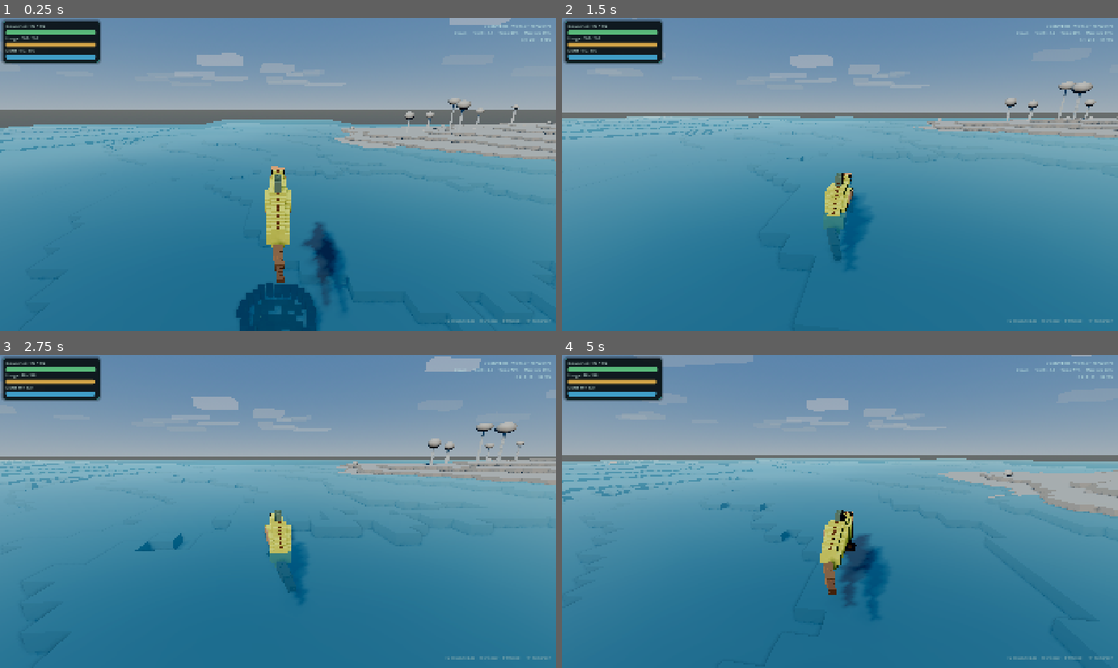
Above: before the commit, frames 1-4 (two rows, left to right).
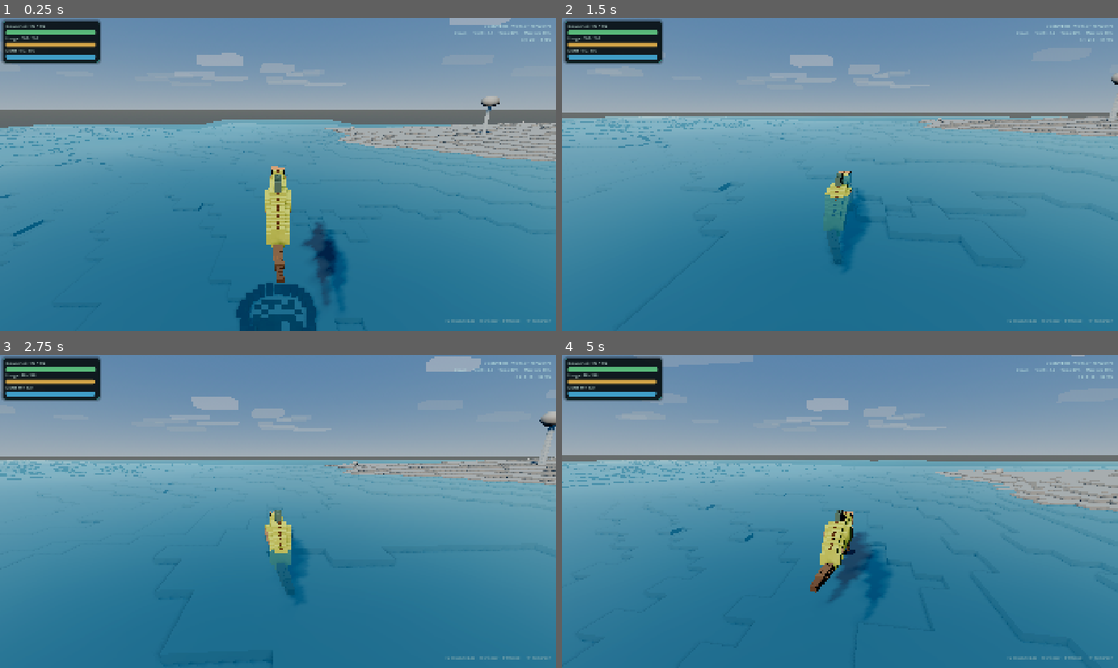
Above: after the commit, the same moments.

Repository: MajorDragonfly/voxelverse
Game: Godot game, scene res://main/main.tscn
The game is run twice, just before and just after one commit, with the same random seed, the same clock (stepped at 60 frames per second) and the same inputs.
Inputs (mouse positions are in pixels of both pictures, inside the frame that each line leads up to):
- Up to frame 1 (0.25 s): no input
- Up to frame 2 (1.5 s): tap Enter at 0.5 s; move the mouse to (867, 174) at 0.52 s; hold W (move_forward) from 0.53 s (still down); click (867, 174) at 0.6 s; tap Space (jump) at 0.77 s; move the mouse to (812, 174) at 1.27 s; tap L at 1.35 s
- Up to frame 3 (2.75 s): keep holding W (move_forward); tap Space (jump) at 1.52 s; move the mouse to (289, 505) at 2.02 s; tap R at 2.1 s
- Up to frame 4 (5 s): keep holding W (move_forward); move the mouse to (834, 517) at 2.77 s; tap Tab at 2.85 s; click (834, 517) at 2.92 s; tap Space (jump) at 3.02, 3.77, 4.52 s; move the mouse to (878, 514) at 3.52 s; tap Delete at 3.6 s; move the mouse to (795, 508) at 4.27 s; tap Q at 4.35 s

The runs differ from the first frame. In frame 1, 3.5% of the frame differs, in the area x 0-100%, y 24-100%; in frame 2, 3.2%; in frame 3, 2.9%; in frame 4, 4.5%, in the area x 0-100%, y 0-92%.

Commit message:
Enable WorldGenerator V4

Diff:
--- a/project.godot
+++ b/project.godot
@@ -18,7 +18,7 @@
 [autoload]
 
 GameState="*res://autoload/game_state.gd"
-WorldGenerator="*res://world/generation/world_generator_v3.gd"
+WorldGenerator="*res://world/generation/world_generator_v4.gd"
 DisplaySettings="*res://core/display_settings.gd"
 
 [display]
